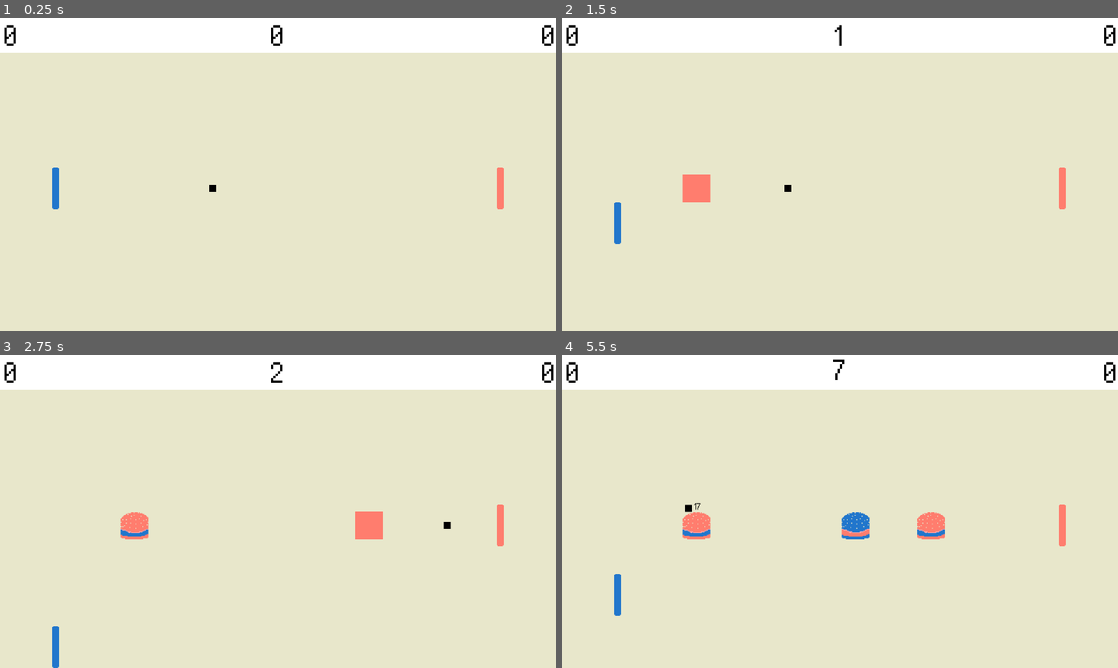
Above: before the commit, frames 1-4 (two rows, left to right).
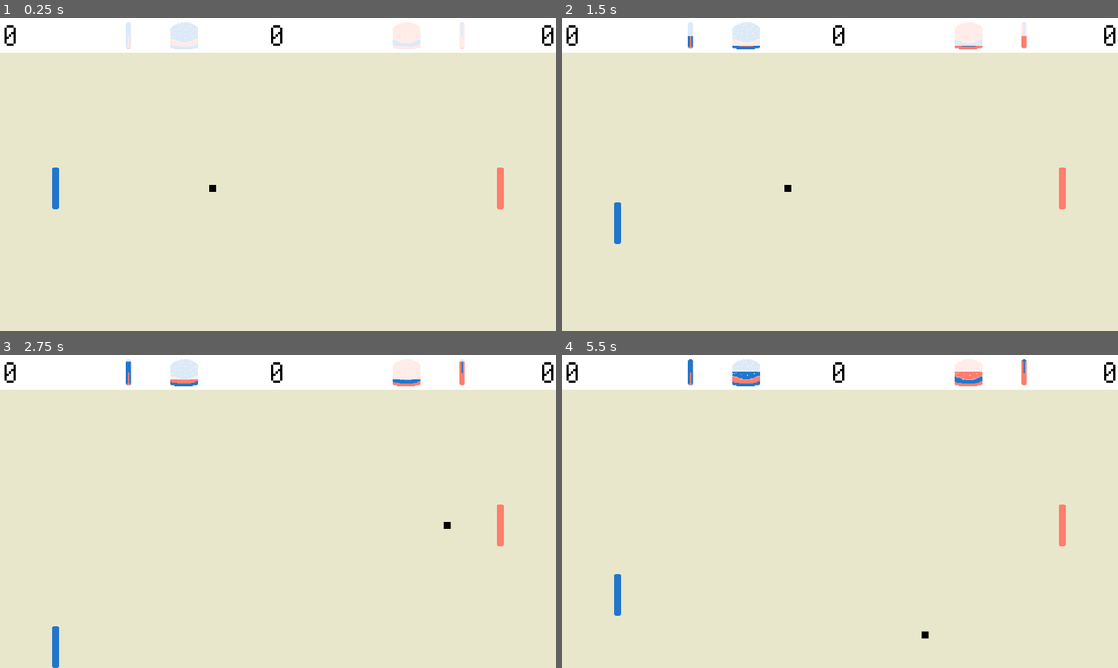
Above: after the commit, the same moments.

Repository: marcus-recto/burger-pong
Game: Godot game, scene res://main.tscn
The game is run twice, just before and just after one commit, with the same random seed, the same clock (stepped at 60 frames per second) and the same inputs.
Inputs:
- Up to frame 1 (0.25 s): no input
- Up to frame 2 (1.5 s): hold I (right_burger_request) 0.53-1.28 s; hold S (left_move_down) from 1.28 s (still down)
- Up to frame 3 (2.75 s): release S (left_move_down) at 2.03 s; hold I (right_burger_request) from 2.03 s (still down)
- Up to frame 4 (5.5 s): release I (right_burger_request) at 2.78 s; hold W (left_move_up) 2.78-3.53 s; hold E (left_burger_request) 3.53-5.03 s; hold S (left_move_down) from 5.03 s (still down)

The runs differ from the first frame. In frame 1, 0.4% of the frame differs, in the area x 22-84%, y 1-10%; in frame 2, 1.1%; in frame 3, 1.5%; in frame 4, 2.2%, in the area x 21-84%, y 1-91%.

Commit message:
added cooldown animations

Diff:
--- a/main.tscn
+++ b/main.tscn
@@ -18,6 +18,11 @@
 [ext_resource type="AudioStream" uid="uid://cilc8ohgg4m2s" path="res://sfx/Hit.wav" id="12_82xsv"]
 [ext_resource type="AudioStream" uid="uid://bmtfij7t2js76" path="res://sfx/Blip2.wav" id="13_cegan"]
 [ext_resource type="Script" uid="uid://cejtu0iiwlmsy" path="res://src/text.gd" id="18_074og"]
+[ext_resource type="Script" uid="uid://bl7gtbj53i7u4" path="res://src/cooldown.gd" id="19_cegan"]
+[ext_resource type="Texture2D" uid="uid://c2sruriexbq7x" path="res://assets/fry_down.png" id="20_d13ii"]
+[ext_resource type="Texture2D" uid="uid://cowb6tw48to26" path="res://assets/fry_up.png" id="21_1u8w0"]
+[ext_resource type="Texture2D" uid="uid://d0grrkb2rawxk" path="res://assets/blueburger.png" id="22_0odxb"]
+[ext_resource type="Texture2D" uid="uid://b7an4brurwar0" path="res://assets/redburger.png" id="23_lswn8"]
 
 [sub_resource type="RectangleShape2D" id="RectangleShape2D_6ckcd"]
 size = Vector2(640, 40)
@@ -95,25 +100,25 @@
 [node name="RegularHit" type="AudioStreamPlayer" parent="Audio" unique_id=1824790941]
 stream = ExtResource("12_82xsv")
 
-[node name="BurgerTimer2" type="Timer" parent="." unique_id=867822480]
+[node name="FryTimer" type="Timer" parent="." unique_id=1858709034]
 one_shot = true
 script = ExtResource("9_kek77")
 fry_scene = ExtResource("10_4c57u")
 burger_scene = ExtResource("11_efxa6")
 
-[node name="BurgerTimer" type="Timer" parent="." unique_id=4066532]
+[node name="FryTimer2" type="Timer" parent="." unique_id=1931848498]
 one_shot = true
 script = ExtResource("9_kek77")
 fry_scene = ExtResource("10_4c57u")
 burger_scene = ExtResource("11_efxa6")
 
-[node name="FryTimer2" type="Timer" parent="." unique_id=1931848498]
+[node name="BurgerTimer" type="Timer" parent="." unique_id=4066532]
 one_shot = true
 script = ExtResource("9_kek77")
 fry_scene = ExtResource("10_4c57u")
 burger_scene = ExtResource("11_efxa6")
 
-[node name="FryTimer" type="Timer" parent="." unique_id=1858709034]
+[node name="BurgerTimer2" type="Timer" parent="." unique_id=867822480]
 one_shot = true
 script = ExtResource("9_kek77")
 fry_scene = ExtResource("10_4c57u")
@@ -195,14 +200,15 @@
 shape = SubResource("RectangleShape2D_vxkdg")
 
 [node name="ResetTimer" type="Timer" parent="TopGameElements/Ball" unique_id=568098393]
-wait_time = 5.0
+wait_time = 3.0
+one_shot = true
 
 [node name="Sprite2D" type="Sprite2D" parent="TopGameElements/Ball" unique_id=1765431754]
 texture = ExtResource("8_w48qg")
 
-[node name="CanvasLayer" type="CanvasLayer" parent="." unique_id=1697142987]
-
-[node name="BallScore" type="RichTextLabel" parent="CanvasLayer" unique_id=1831545875]
+[node name="UI" type="CanvasLayer" parent="." unique_id=1697142987]
+
+[node name="BallScore" type="RichTextLabel" parent="UI" unique_id=1831545875]
 anchors_preset = 5
 anchor_left = 0.5
 anchor_right = 0.5
@@ -221,7 +227,7 @@
 horizontal_alignment = 1
 script = ExtResource("18_074og")
 
-[node name="LeftScore" type="RichTextLabel" parent="CanvasLayer" unique_id=776108155]
+[node name="LeftScore" type="RichTextLabel" parent="UI" unique_id=776108155]
 offset_left = 5.0
 offset_right = 60.0
 offset_bottom = 56.0
@@ -236,7 +242,7 @@
 vertical_alignment = 1
 script = ExtResource("18_074og")
 
-[node name="RightScore" type="RichTextLabel" parent="CanvasLayer" unique_id=2073094031]
+[node name="RightScore" type="RichTextLabel" parent="UI" unique_id=2073094031]
 anchors_preset = 1
 anchor_left = 1.0
 anchor_right = 1.0
@@ -254,6 +260,87 @@
 horizontal_alignment = 2
 script = ExtResource("18_074og")
 
+[node name="BlueFryIcon" type="Control" parent="UI" unique_id=1676329627]
+visible = false
+layout_mode = 3
+anchor_left = 0.015000001
+anchor_right = 0.016
+offset_right = 19.519999
+offset_bottom = 40.0
+script = ExtResource("19_cegan")
+
+[node name="Sprite2D" type="Sprite2D" parent="UI/BlueFryIcon" unique_id=428353766]
+position = Vector2(20, 20)
+scale = Vector2(0.75, 0.75)
+texture = ExtResource("20_d13ii")
+
+[node name="ColorRect" type="ColorRect" parent="UI/BlueFryIcon" unique_id=1433680645]
+layout_mode = 0
+offset_top = 5.0
+offset_right = 40.0
+offset_bottom = 37.0
+color = Color(1, 1, 1, 0.84313726)
+
+[node name="RedFryIcon" type="Control" parent="UI" unique_id=201913409]
+visible = false
+layout_mode = 3
+anchor_left = 0.015000001
+anchor_right = 0.016
+offset_right = 19.519999
+offset_bottom = 40.0
+script = ExtResource("19_cegan")
+
+[node name="Sprite2D" type="Sprite2D" parent="UI/RedFryIcon" unique_id=1336725378]
+position = Vector2(20, 20)
+scale = Vector2(0.75, 0.75)
+texture = ExtResource("21_1u8w0")
+
+[node name="ColorRect" type="ColorRect" parent="UI/RedFryIcon" unique_id=1655799474]
+layout_mode = 0
+offset_top = 5.0
+offset_right = 40.0
+offset_bottom = 37.0
+color = Color(1, 1, 1, 0.84313726)
+
+[node name="BlueBurgerIcon" type="Control" parent="UI" unique_id=592663796]
+visible = false
+layout_mode = 3
+anchor_left = 0.015000001
+anchor_right = 0.016
+offset_right = 19.519999
+offset_bottom = 40.0
+script = ExtResource("19_cegan")
+
+[node name="Sprite2D" type="Sprite2D" parent="UI/BlueBurgerIcon" unique_id=967018653]
+position = Vector2(20, 20)
+texture = ExtResource("22_0odxb")
+
+[node name="ColorRect" type="ColorRect" parent="UI/BlueBurgerIcon" unique_id=1814427382]
+layout_mode = 0
+offset_top = 5.0
+offset_right = 40.0
+offset_bottom = 37.0
+color = Color(1, 1, 1, 0.84313726)
+
+[node name="RedBurgerIcon" type="Control" parent="UI" unique_id=326332474]
+layout_mode = 3
+anchor_left = 0.015000001
+anchor_right = 0.016
+offset_right = 19.519999
+offset_bottom = 40.0
+script = ExtResource("19_cegan")
+
+[node name="Sprite2D" type="Sprite2D" parent="UI/RedBurgerIcon" unique_id=881991189]
+position = Vector2(20, 20)
+texture = ExtResource("23_lswn8")
+
+[node name="ColorRect" type="ColorRect" parent="UI/RedBurgerIcon" unique_id=908695727]
+layout_mode = 0
+offset_top = 5.0
+offset_right = 40.0
+offset_bottom = 37.0
+color = Color(1, 1, 1, 0.84313726)
+
 [connection signal="area_entered" from="Floor" to="Floor" method="_on_area_entered"]
 [connection signal="area_exited" from="Floor" to="Floor" method="_on_area_exited"]
 [connection signal="play_noise" from="Floor" to="Audio" method="play_regular_hit"]
@@ -264,10 +351,18 @@
 [connection signal="play_audio" from="LeftWall" to="Audio" method="_play_score_increase"]
 [connection signal="area_entered" from="RightWall" to="RightWall" method="_on_area_entered"]
 [connection signal="play_audio" from="RightWall" to="Audio" method="_play_score_increase"]
+[connection signal="ball_position_request" from="FryTimer" to="TopGameElements/Ball" method="get_ball_pos"]
+[connection signal="has_paused" from="FryTimer" to="UI/BlueFryIcon" method="pause_animation"]
+[connection signal="play_animation" from="FryTimer" to="UI/BlueFryIcon" method="animate"]
+[connection signal="ball_position_request" from="FryTimer2" to="TopGameElements/Ball" method="get_ball_pos"]
+[connection signal="has_paused" from="FryTimer2" to="UI/RedFryIcon" method="pause_animation"]
+[connection signal="play_animation" from="FryTimer2" to="UI/RedFryIcon" method="animate"]
+[connection signal="ball_position_request" from="BurgerTimer" to="TopGameElements/Ball" method="get_ball_pos"]
+[connection signal="has_paused" from="BurgerTimer" to="UI/BlueBurgerIcon" method="pause_animation"]
+[connection signal="play_animation" from="BurgerTimer" to="UI/BlueBurgerIcon" method="animate"]
 [connection signal="ball_position_request" from="BurgerTimer2" to="TopGameElements/Ball" method="get_ball_pos"]
-[connection signal="ball_position_request" from="BurgerTimer" to="TopGameElements/Ball" method="get_ball_pos"]
-[connection signal="ball_position_request" from="FryTimer2" to="TopGameElements/Ball" method="get_ball_pos"]
-[connection signal="ball_position_request" from="FryTimer" to="TopGameElements/Ball" method="get_ball_pos"]
+[connection signal="has_paused" from="BurgerTimer2" to="UI/RedBurgerIcon" method="pause_animation"]
+[connection signal="play_animation" from="BurgerTimer2" to="UI/RedBurgerIcon" method="animate"]
 [connection signal="area_entered" from="TopGameElements/LeftPaddle" to="TopGameElements/LeftPaddle" method="_on_area_entered"]
 [connection signal="bumped" from="TopGameElements/LeftPaddle" to="Floor" method="adjust_ball"]
 [connection signal="bumped" from="TopGameElements/LeftPaddle" to="Ceiling" method="adjust_ball"]
@@ -277,4 +372,12 @@
 [connection signal="bumped" from="TopGameElements/RightPaddle" to="Ceiling" method="adjust_ball"]
 [connection signal="play_noise" from="TopGameElements/RightPaddle" to="Audio" method="play_regular_hit"]
 [connection signal="area_entered" from="TopGameElements/Ball" to="TopGameElements/Ball" method="_on_area_entered"]
+[connection signal="pause" from="TopGameElements/Ball" to="BurgerTimer2" method="pause"]
+[connection signal="pause" from="TopGameElements/Ball" to="BurgerTimer" method="pause"]
+[connection signal="pause" from="TopGameElements/Ball" to="FryTimer2" method="pause"]
+[connection signal="pause" from="TopGameElements/Ball" to="FryTimer" method="pause"]
+[connection signal="resume" from="TopGameElements/Ball" to="BurgerTimer2" method="start_timer"]
+[connection signal="resume" from="TopGameElements/Ball" to="BurgerTimer" method="start_timer"]
+[connection signal="resume" from="TopGameElements/Ball" to="FryTimer2" method="start_timer"]
+[connection signal="resume" from="TopGameElements/Ball" to="FryTimer" method="start_timer"]
 [connection signal="timeout" from="TopGameElements/Ball/ResetTimer" to="TopGameElements/Ball" method="_on_reset_timer_timeout"]
--- a/src/ball.gd
+++ b/src/ball.gd
@@ -1,13 +1,18 @@
 class_name Ball extends Area2D
+
+signal pause
+signal resume
 
 var data:PlayerData = load("res://player_data.tres")
 var direction: Vector2
 var speed
+var starting_x_dir
 
 # Called when the node enters the scene tree for the first time.
 func _ready() -> void:
 	speed = data.ball_speed
-	direction = Vector2(-1,0)
+	starting_x_dir = -1
+	direction = Vector2(starting_x_dir,0)
 	#start_reset()
 
 # Called every frame. 'delta' is the elapsed time since the previous frame.
@@ -19,16 +24,18 @@
 
 # safety function
 func _on_area_entered(area: Area2D) -> void:
-	$ResetTimer.start()
+	#$ResetTimer.start()
+	pass
 
 func reset():
 	$CollisionShape2D.disabled = false
 	visible = true
 	position = Vector2(320, 196)
-	direction = Vector2(-1,0)
+	direction = Vector2(starting_x_dir,0)
 
 func _on_reset_timer_timeout() -> void:
 	reset()
+	resume.emit()
 
 func get_ball_pos():
 	var powerup_pos = Vector2(int(position.x), int(position.y))
@@ -39,6 +46,8 @@
 
 func start_reset():
 	direction = Vector2(0,0)
+	starting_x_dir *= -1
 	visible = false
 	position = Vector2(-16,-16)
 	$ResetTimer.start()
+	pause.emit()
--- /dev/null
+++ b/src/cooldown.gd
@@ -0,0 +1,24 @@
+extends Control
+
+var tween
+var offset = 32
+func _ready() -> void:
+	var screen_size = get_viewport_rect().size
+	if name == "BlueFryIcon":
+		position = Vector2((screen_size.x * (0.25) + (-offset)), 0)
+	elif name == "RedFryIcon":
+		position = Vector2((screen_size.x * (0.75) + (offset)), 0)
+	elif name == "BlueBurgerIcon":
+		position = Vector2((screen_size.x * (0.25) + (offset)), 0)
+	else:
+		position = Vector2((screen_size.x * (0.75) + (-offset)), 0)
+	visible = true
+
+func animate(length:float):
+	$ColorRect.size.y = 32
+	tween = create_tween()
+	tween.tween_property($ColorRect, "size:y",0,length)
+
+func pause_animation():
+	if tween:
+		tween.pause()
--- a/src/paddle.gd
+++ b/src/paddle.gd
@@ -34,7 +34,7 @@
 	if area.name == "Ball":
 		var ball_y = (area.position.y - position.y) / (24 + area.get_radius())
 		area.direction = Vector2(ball_x, ball_y)
-		data.add_ball_score(1)
+		#data.add_ball_score(1)
 		bumped.emit(area)
 		play_noise.emit()
 
--- a/src/player_data.gd
+++ b/src/player_data.gd
@@ -15,9 +15,11 @@
 var min_fry_x: float
 var fry_health: int = 10
 var fry_adder: int = 1
+var fry_timer: float = 3.0
 
 var burger_health: int = 20
 var burger_interval:float = 0.5
+var burger_timer: float = 10.0
 
 var ball_speed = 300
 var slow_ball_speed = 45
--- a/src/powerup.gd
+++ b/src/powerup.gd
@@ -1,5 +1,7 @@
 extends Timer
 signal ball_position_request
+signal play_animation(length)
+signal has_paused
 
 var request_name
 var player_data:PlayerData = load("res://player_data.tres")
@@ -15,12 +17,15 @@
 
 var fry_audio_func
 
+var time
+
 func _ready() -> void:
 	one_shot = true
 	if name == "FryTimer":
 		request_name = "left_fry_request"
 		make_function = make_fry
 		fry_ball_y = 1
+		time = player_data.fry_timer
 		fry_texture = load("res://assets/fry_down.png")
 		player_color = player_data.player1_color
 		fry_audio_func = get_node(player_data.audio_path).play_fry_blip_1
@@ -28,27 +33,32 @@
 		request_name = "right_fry_request"
 		fry_ball_y = -1
 		make_function = make_fry
+		time = player_data.fry_timer
 		fry_texture = load("res://assets/fry_up.png")
 		player_color = player_data.player2_color
 		fry_audio_func = get_node(player_data.audio_path).play_fry_blip_2
 	elif name == "BurgerTimer":
 		request_name = "left_burger_request"
 		make_function = make_burger
+		time = player_data.burger_timer
 		burger_texture = load("res://assets/blueburger.png")
 		player_color = player_data.player1_color
 	else:
 		request_name = "right_burger_request"
 		make_function = make_burger
+		time = player_data.burger_timer
 		burger_texture = load("res://assets/redburger.png")
 		player_color = player_data.player2_color
+	start_timer()
 
 # Called every frame. 'delta' is the elapsed time since the previous frame.
 func _process(delta: float) -> void:
 	if Input.is_action_just_pressed(request_name):
-		if time_left == 0:
-			start()
+		if time_left == 0 and not paused:
+			start_timer()
 			ball_position_request.emit()
 			make_function.call()
+
 
 func make_fry()->void:
 	var fry: Area2D = fry_scene.instantiate()
@@ -65,3 +75,12 @@
 	burger.texture = burger_texture
 	burger.color = player_color
 	add_child(burger)
+
+func pause():
+	paused = true
+	has_paused.emit()
+
+func start_timer():
+	if paused: paused = false
+	start(time)
+	play_animation.emit(time)
Not shown, added: src/cooldown.gd.uid
